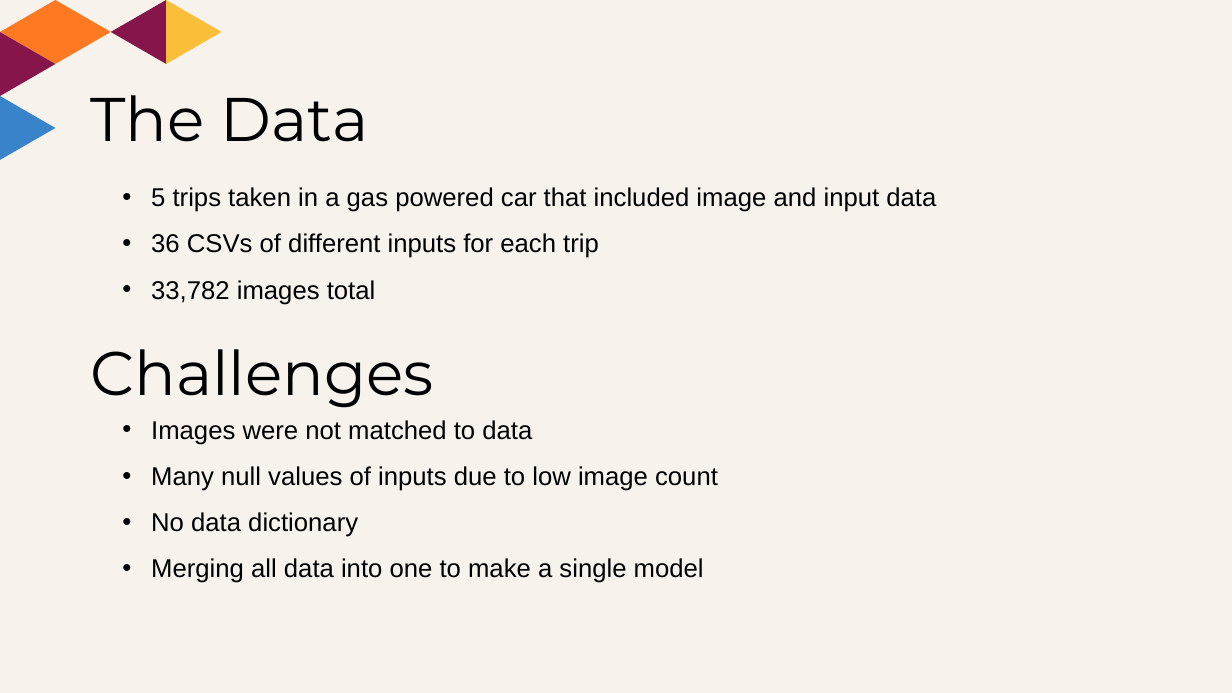
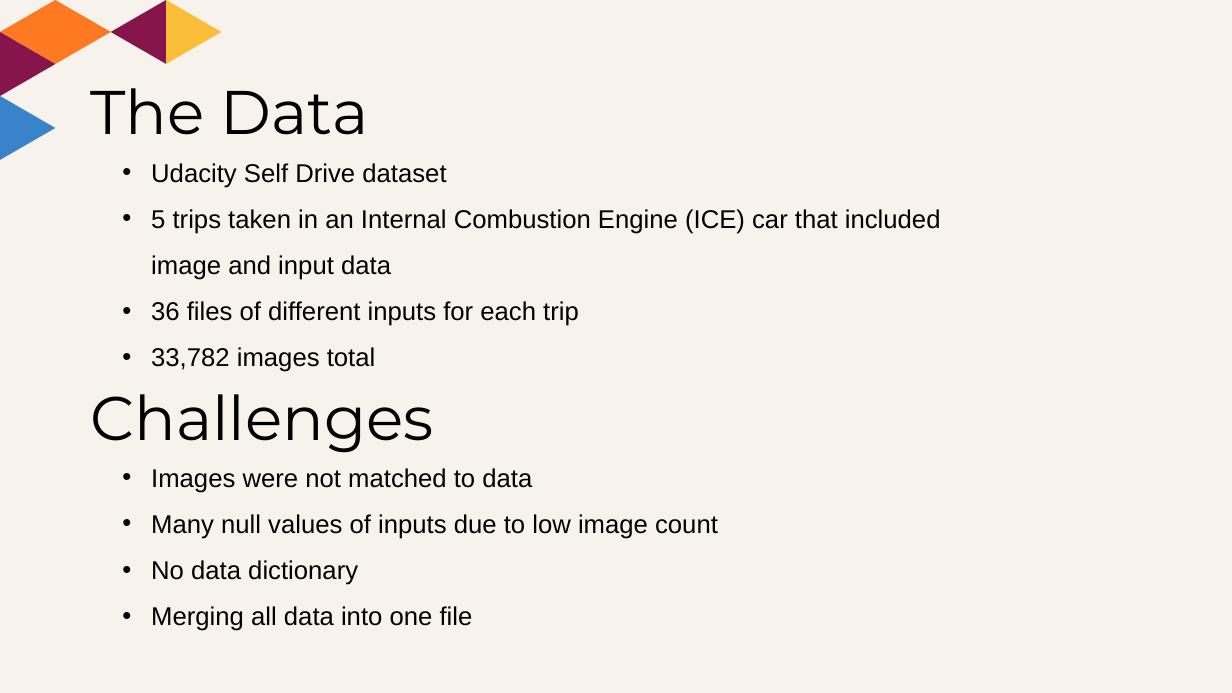
Before and after one commit to grahamjh99/VisionDrive, a slide deck: slide 3 of presentation/A Simple Self Drive Model.pptx. Drawn at 1232x693 pixels with LibreOffice and Linux fonts; fonts in the diff are those of the drawing. Boxes give left, top, right and bottom in pixels: in the first picture for what was removed or moved away, otherwise in the second. Text is boxed around its words. In the diff, an @@ line names an element or a change of style, - is before the commit and + after.

Commit message:
Fixed up powerpoint

```diff
--- a/presentation/A Simple Self Drive Model.pptx
+++ b/presentation/A Simple Self Drive Model.pptx
@@ title "The Data": place and size @@
-title "The Data" at [90, 95, 369, 142]
+title "The Data" at [90, 88, 369, 135]
@@ text "Udacity Self Drive dataset": place and size @@
-text "Udacity Self Drive dataset" at [151, 187, 936, 305]
+text "Udacity Self Drive dataset" at [151, 163, 941, 372]
@@ text at [151, 163, 941, 326]: text changed @@
-• 5 trips taken in a gas powered car that included image and input data
-• 36 CSVs of different inputs for each trip
+• Udacity Self Drive dataset
+• 5 trips taken in an Internal Combustion Engine (ICE) car that included image and input data
+• 36 files of different inputs for each trip
@@ text "Challenges": place and size @@
-text "Challenges" at [90, 349, 434, 408]
+text "Challenges" at [90, 394, 434, 453]
@@ text "Images were not matched to ...": place and size @@
-text "Images were not matched to ..." at [151, 420, 718, 583]
+text "Images were not matched to ..." at [151, 468, 718, 631]
@@ text at [151, 606, 473, 631]: text changed @@
-• Merging all data into one to make a single model
+• Merging all data into one file
```
Also in this commit, not shown: 9 other slides changed.
